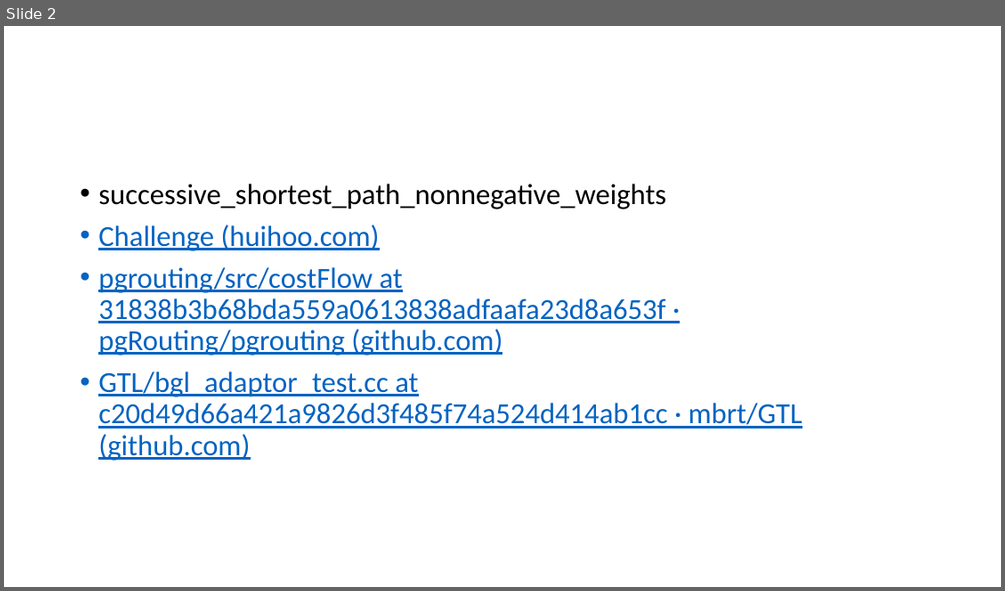
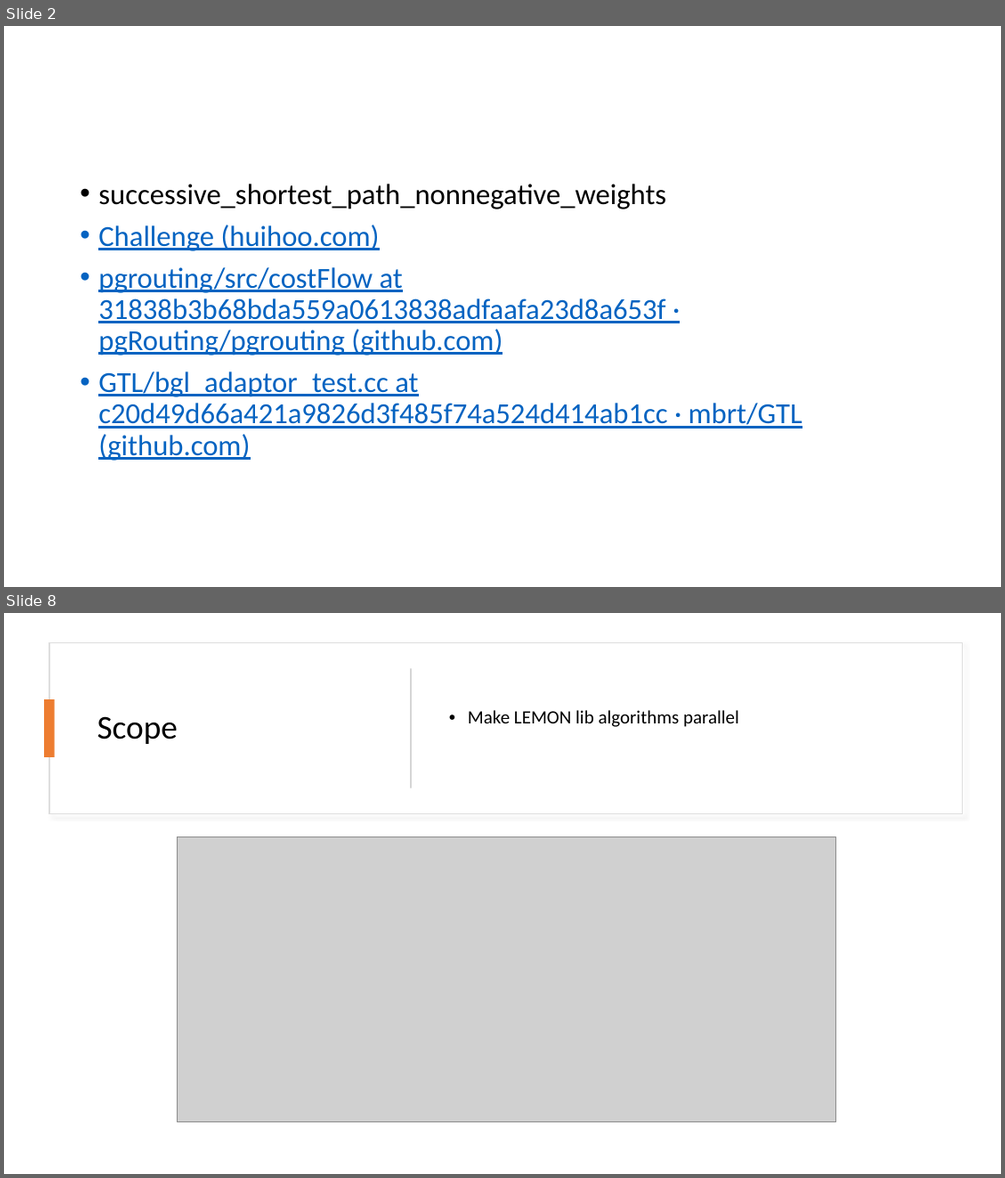
Before and after one commit to anirudhakulkarni/Parallel-MCMF-at-IISc-Research, a slide deck: reports/week-5.pptx. Shown one above the other, each under a label of ours: slide 2 before the commit, slides 2 and 8 after it; the slides between them are not shown. The pictures are 1005x591 and 1005x1178 pixels, drawn with LibreOffice and Linux fonts; fonts in the diff are those of the drawing; grey boxes stand for pictures. Boxes give left, top, right and bottom in pixels: in the first picture for what was removed or moved away, otherwise in the second. Text is boxed around its words. In the diff, an @@ line names an element or a change of style, - is before the commit and + after.

```diff
--- a/reports/week-5.pptx
+++ b/reports/week-5.pptx
@@ slide 8 added at (x1=4, y1=613, x2=1001, y2=1174), background #FFFFFF @@
@@ rectangle added at (x1=49, y1=643, x2=963, y2=813), fill #FFFFFF, outline #DEDEDE 1 pt @@
@@ rectangle added at (x1=410, y1=668, x2=412, y2=788), fill #D5D5D5 @@
@@ rectangle added at (x1=44, y1=699, x2=55, y2=757), fill #ED7D31 @@
@@ title added at (x1=97, y1=716, x2=178, y2=744), 32 pt, text #000000 @@
+Scope
@@ text added at (x1=468, y1=710, x2=739, y2=727), 18 pt, text #000000 @@
+• Make LEMON lib algorithms parallel
@@ picture added at (x1=177, y1=836, x2=835, y2=1121) @@
```
Also in this commit, not shown: 8 other slides added, 1 slide removed, 25 other files.
